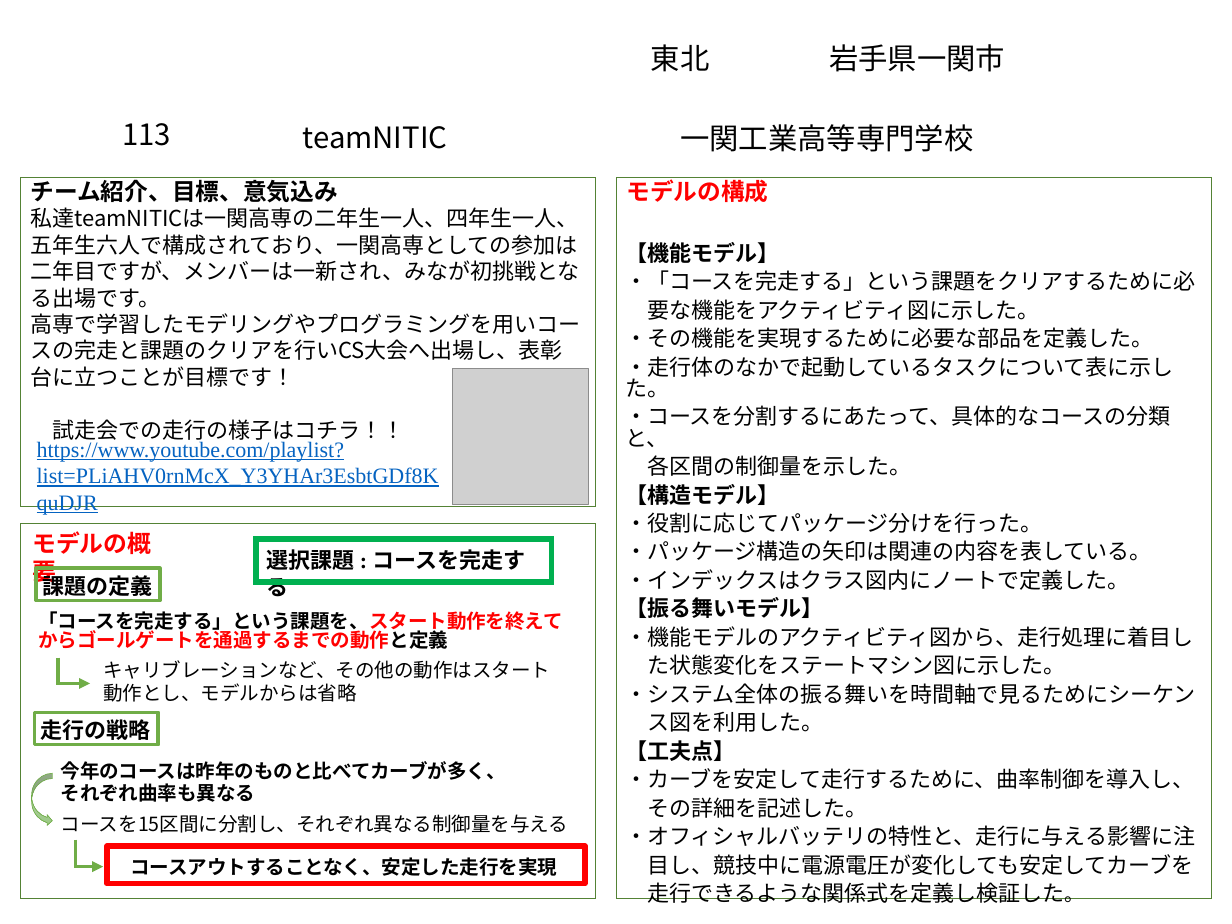
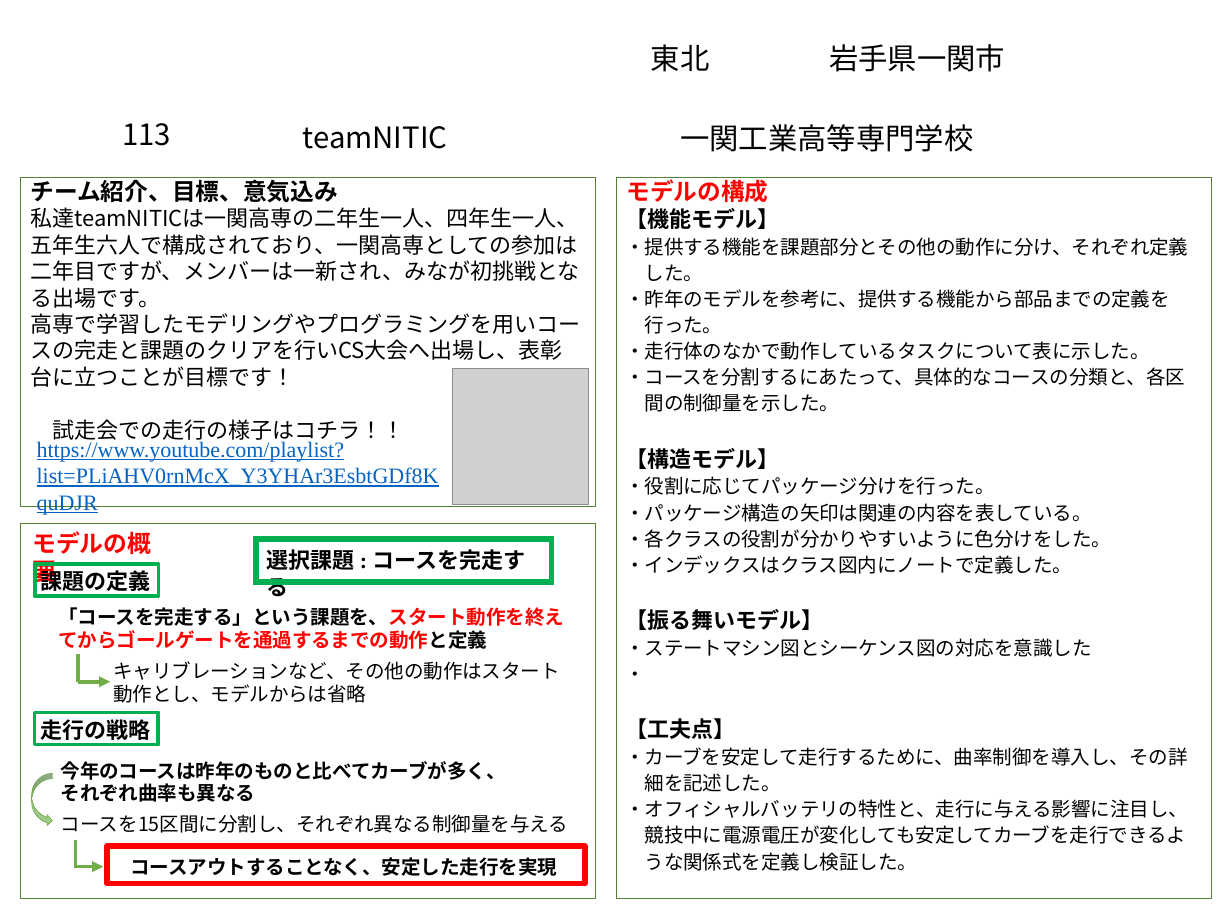
Before and after one commit to akita-lab-2019/model, a slide deck: slide 2 of PowerPoint/アブストラクト.pptx. Drawn at 1232x924 pixels with LibreOffice and Linux fonts; fonts in the diff are those of the drawing; grey boxes stand for pictures; background and template pictures are left out. Boxes give left, top, right and bottom in pixels: in the first picture for what was removed or moved away, otherwise in the second. Text is boxed around its words. In the diff, an @@ line names an element or a change of style, - is before the commit and + after.

Commit message:
update: アブストラクト修正

```diff
--- a/PowerPoint/アブストラクト.pptx
+++ b/PowerPoint/アブストラクト.pptx
@@ text at (x1=625, y1=237, x2=1188, y2=412): text changed; size 18 to 16 pt @@
-・「コースを完走する」という課題をクリアするために必
-要な機能をアクティビティ図に示した。
-・その機能を実現するために必要な部品を定義した。
-・走行体のなかで起動しているタスクについて表に示した。
-・コースを分割するにあたって、具体的なコースの分類と、
-各区間の制御量を示した。
+・提供する機能を課題部分とその他の動作に分け、それぞれ定義
+した。
+・昨年のモデルを参考に、提供する機能から部品までの定義を
+行った。
+・走行体のなかで動作しているタスクについて表に示した。
+・コースを分割するにあたって、具体的なコースの分類と、各区
+間の制御量を示した。
@@ text at (x1=625, y1=476, x2=1092, y2=574): size 18 to 16 pt in "・役割に応じてパッケージ分けを行った。", "・パッケージ構造の矢印は関連の内容を表している。", "・インデックスはクラス図内にノートで定義した。" @@
@@ text at (x1=625, y1=529, x2=1111, y2=548): paragraph added @@
+・各クラスの役割が分かりやすいように色分けをした。
@@ text "課題の定義" moved from (x1=43, y1=572, x2=153, y2=600) to (x1=41, y1=567, x2=151, y2=595) @@
@@ rectangle moved from (x1=36, y1=568, x2=160, y2=601) to (x1=35, y1=564, x2=159, y2=597) @@
@@ rectangle at (x1=35, y1=564, x2=159, y2=597): outline #70AD47 3 pt to #00B050 3 pt @@
@@ text at (x1=58, y1=607, x2=564, y2=649): text changed @@
-「コースを完走する」という課題を、スタート動作を終えてからゴールゲートを通過するまでの動作と定義
+「コースを完走する」という課題を、スタート動作を終え
+てからゴールゲートを通過するまでの動作と定義
@@ line moved from (58, 657) - (58, 686) to (78, 654) - (78, 682) @@
@@ text "キャリブレーションなど、その他の動作はスタート動作とし、モデルからは省略" moved from (x1=103, y1=660, x2=550, y2=702) to (x1=113, y1=661, x2=560, y2=703) @@
@@ text at (x1=625, y1=638, x2=1092, y2=676): text changed; size 18 to 16 pt @@
-・機能モデルのアクティビティ図から、走行処理に着目し
-た状態変化をステートマシン図に示した。
-・システム全体の振る舞いを時間軸で見るためにシーケン
-ス図を利用した。
+・ステートマシン図とシーケンス図の対応を意識した
+・
@@ arrow moved from (58, 684) - (90, 684) to (78, 682) - (110, 682) @@
@@ rectangle at (x1=34, y1=713, x2=158, y2=745): outline #70AD47 3 pt to #00B050 3 pt @@
@@ text at (x1=625, y1=747, x2=1188, y2=871): text changed; size 18 to 16 pt @@
-・カーブを安定して走行するために、曲率制御を導入し、
-その詳細を記述した。
-・オフィシャルバッテリの特性と、走行に与える影響に注
-目し、競技中に電源電圧が変化しても安定してカーブを
-走行できるような関係式を定義し検証した。
+・カーブを安定して走行するために、曲率制御を導入し、その詳
+細を記述した。
+・オフィシャルバッテリの特性と、走行に与える影響に注目し、
+競技中に電源電圧が変化しても安定してカーブを走行できるよ
+うな関係式を定義し検証した。
```
